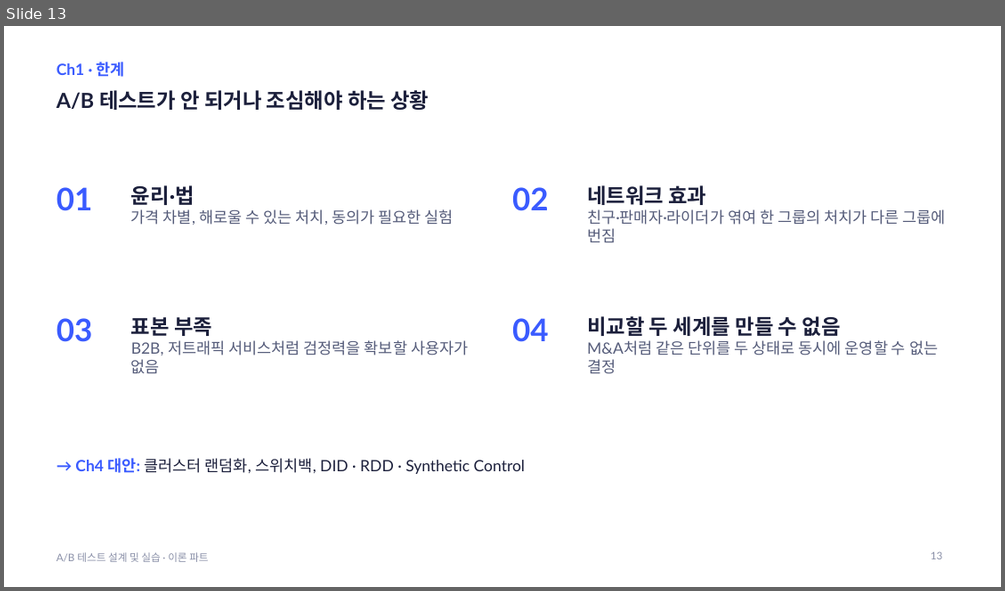
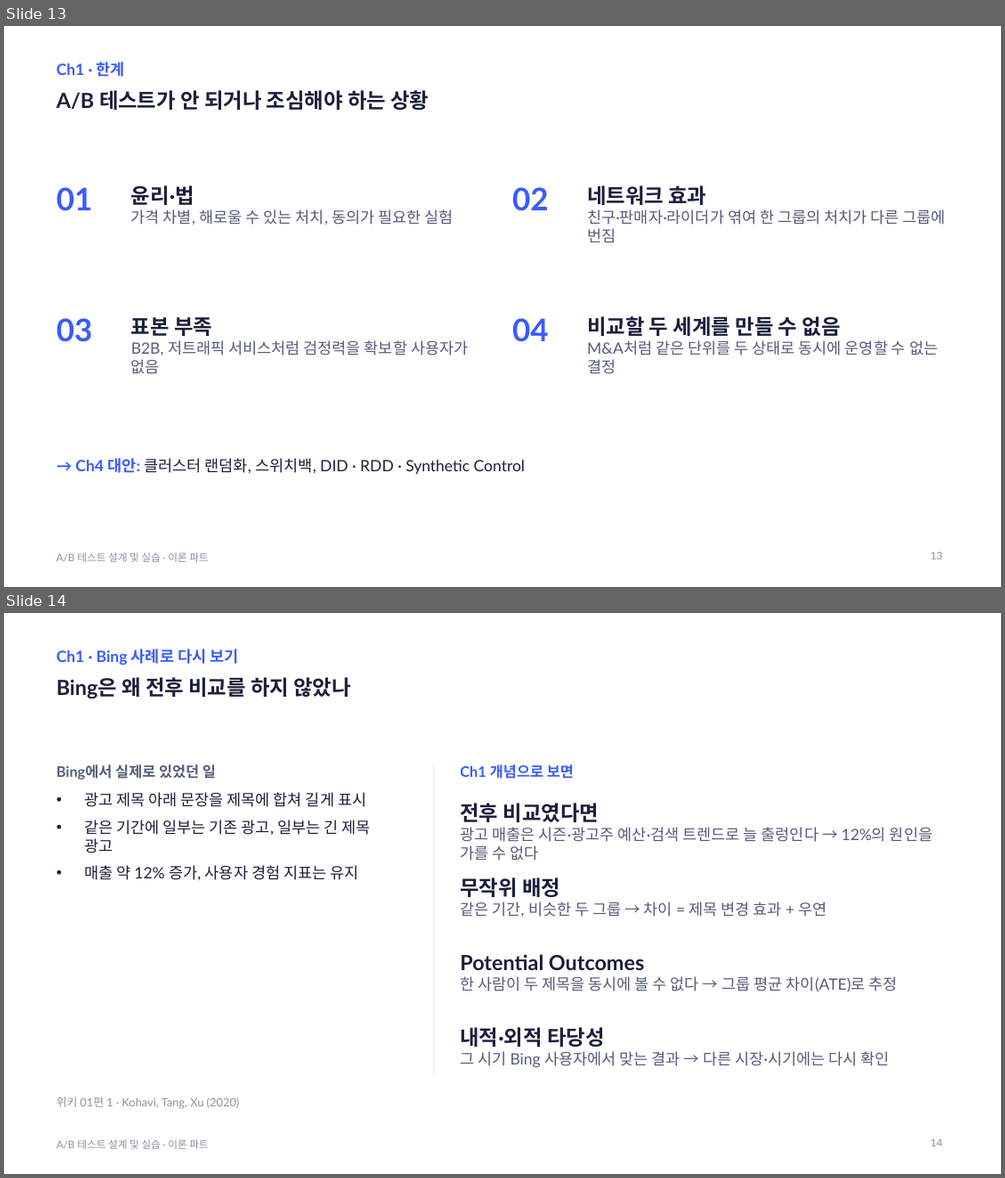
Before and after one commit to kkamret/quickmart-lab-rats, a slide deck: docs/lecture/ab-testing-theory.pptx. Shown one above the other, each under a label of ours: slide 13 before the commit, slides 13 and 14 after it. The pictures are 1005x591 and 1005x1178 pixels, drawn with LibreOffice and Linux fonts; fonts in the diff are those of the drawing. Boxes give left, top, right and bottom in pixels: in the first picture for what was removed or moved away, otherwise in the second. Text is boxed around its words. In the diff, an @@ line names an element or a change of style, - is before the commit and + after.

Commit message:
docs: 챕터별 Bing 사례 마무리 슬라이드 추가
Refs #16

```diff
--- a/docs/lecture/ab-testing-theory.pptx
+++ b/docs/lecture/ab-testing-theory.pptx
@@ slide 14 added at (4, 613, 1001, 1174), background #FFFFFF; not listed: 1 template element that a slide beside it also shows @@
@@ text added at (57, 649, 238, 665), 15 pt, text #3A5BFF, bold @@
+Ch1 · Bing 사례로 다시 보기
@@ title added at (57, 677, 350, 699), 20 pt, text #1B1F3B, bold @@
+Bing은 왜 전후 비교를 하지 않았나
@@ text added at (57, 764, 371, 880), 15 pt, text #1B1F3B @@
+Bing에서 실제로 있었던 일
+• 광고 제목 아래 문장을 제목에 합쳐 길게 표시
+• 같은 기간에 일부는 기존 광고, 일부는 긴 제목 광고
+• 매출 약 12% 증가, 사용자 경험 지표는 유지
@@ line added from (434, 766) to (434, 1073), #E3E7F1 1 pt @@
@@ text added at (460, 764, 574, 779), 14 pt, text #3A5BFF, bold @@
+Ch1 개념으로 보면
@@ text added at (460, 803, 932, 860), 15 pt, text #555C7A @@
+전후 비교였다면
+광고 매출은 시즌·광고주 예산·검색 트렌드로 늘 출렁인다 → 12%의 원인을 가를 수 없다
@@ text added at (460, 877, 827, 916), 15 pt, text #555C7A @@
+무작위 배정
+같은 기간, 비슷한 두 그룹 → 차이 = 제목 변경 효과 + 우연
@@ text added at (460, 954, 897, 992), 15 pt, text #555C7A @@
+Potential Outcomes
+한 사람이 두 제목을 동시에 볼 수 없다 → 그룹 평균 차이(ATE)로 추정
@@ text added at (460, 1027, 889, 1067), 15 pt, text #555C7A @@
+내적·외적 타당성
+그 시기 Bing 사용자에서 맞는 결과 → 다른 시장·시기에는 다시 확인
@@ text added at (57, 1096, 240, 1108), 11 pt, text #8A90A8 @@
+위키 01편 1 · Kohavi, Tang, Xu (2020)
@@ page number added at (930, 1138, 942, 1146), 10 pt, text #8A90A8 @@
+14
```
Also in this commit, not shown: 6 slides changed, 4 other slides added, 2 other files.
